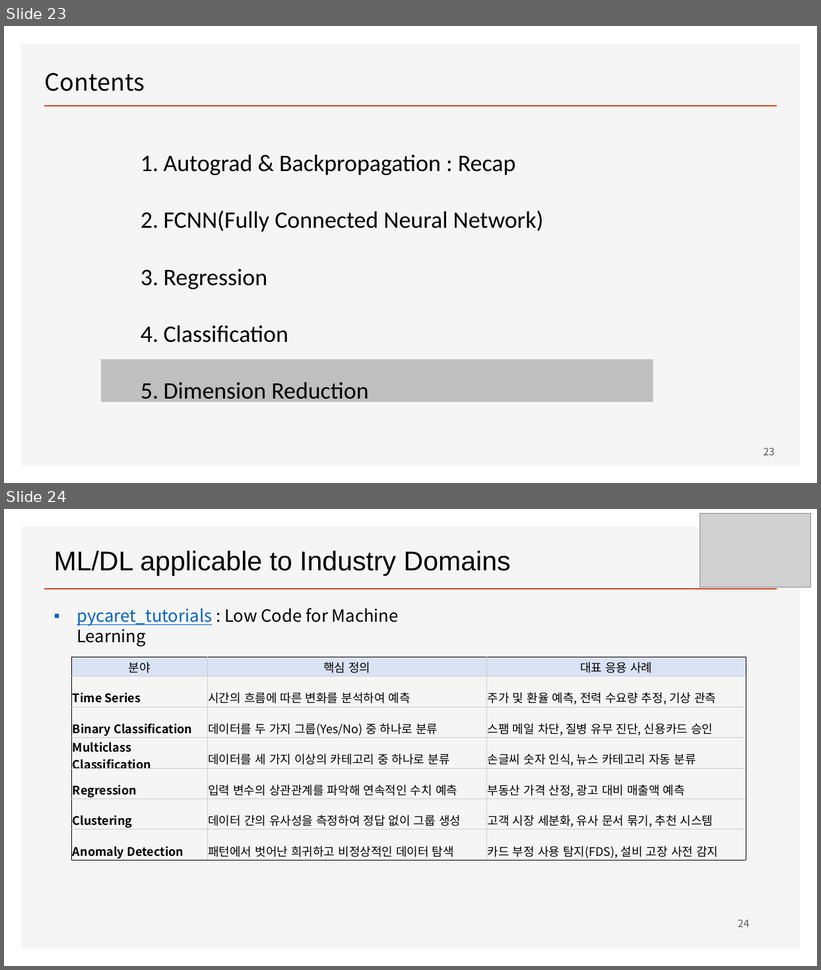
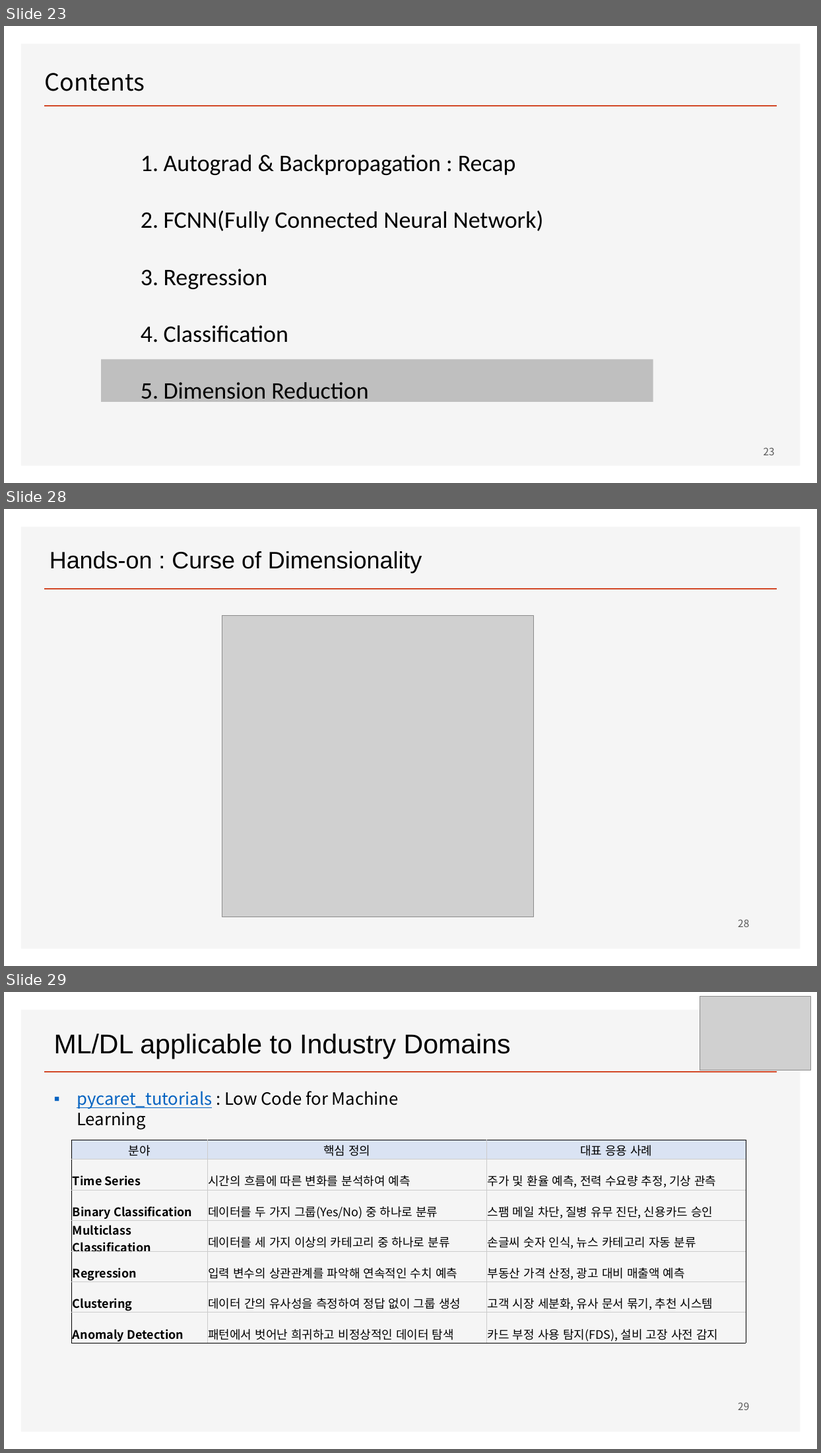
Before and after one commit to ancestor9/mathematics-for-machine-learning, a slide deck: Linear_Algebra/w6_Deep Learning.pptx. Shown one above the other, each under a label of ours: slides 23 and 24 before the commit, slides 23, 28 and 29 after it; the slides between them are not shown. The pictures are 821x970 and 821x1453 pixels, drawn with LibreOffice and Linux fonts; fonts in the diff are those of the drawing; grey boxes stand for pictures; background and template pictures are left out. Boxes give left, top, right and bottom in pixels: in the first picture for what was removed or moved away, otherwise in the second. Text is boxed around its words. In the diff, an @@ line names an element or a change of style, - is before the commit and + after.

```diff
--- a/Linear_Algebra/w6_Deep Learning.pptx
+++ b/Linear_Algebra/w6_Deep Learning.pptx
@@ slide 28 added at [4, 509, 817, 966], background #FFFFFF; not listed: 2 template elements that a slide beside it also shows @@
@@ text added at [50, 551, 422, 573], 28 pt, text #000000 @@
+Hands-on : Curse of Dimensionality
@@ picture added at [222, 616, 533, 918] @@
@@ page number added at [738, 920, 749, 927], 12 pt, text #595959 @@
+28
@@ what was slide 24 is now slide 29 @@
@@ page number at [738, 1403, 749, 1410]: text changed @@
-24
+29
```
Also in this commit, not shown: 4 other slides added.
